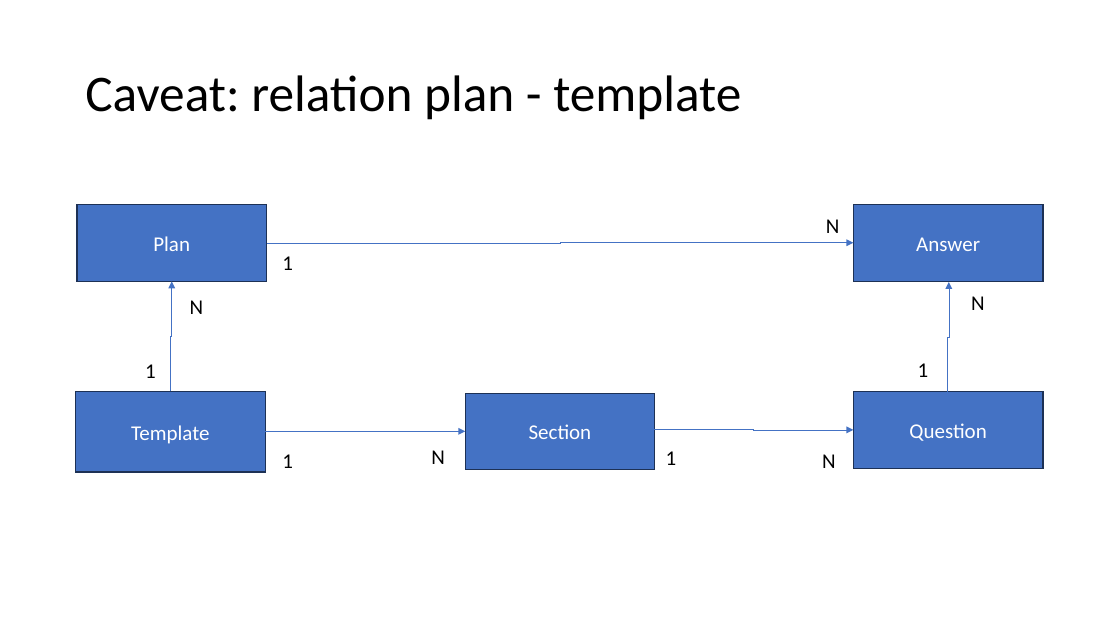
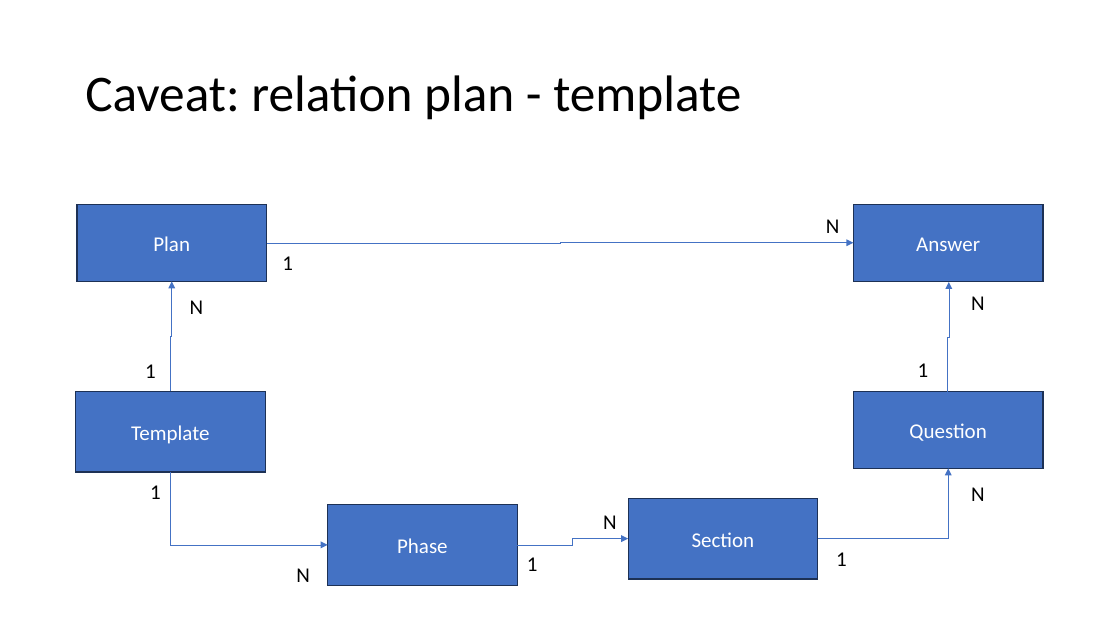
Before and after one commit to Belnet-be/roadmap, a slide deck: slide 9 of ugent/doc/roadmap.pptx. Drawn at 1120x630 pixels with LibreOffice and Linux fonts; fonts in the diff are those of the drawing. Boxes give left, top, right and bottom in pixels: in the first picture for what was removed or moved away, otherwise in the second. Text is boxed around its words. In the diff, an @@ line names an element or a change of style, - is before the commit and + after.

Commit message:
doc roadmap: add phase to diagram

```diff
--- a/ugent/doc/roadmap.pptx
+++ b/ugent/doc/roadmap.pptx
@@ elbow arrow removed from (266, 432) to (465, 432) @@
@@ elbow arrow removed from (654, 429) to (854, 430) @@
@@ text "1": place and size @@
-text "1" at box(282, 454, 293, 468)
+text "1" at box(150, 485, 161, 499)
@@ elbow arrow added from (171, 472) to (328, 545), #4472C4 0.5 pt @@
@@ elbow arrow added from (818, 539) to (949, 469), #4472C4 0.5 pt @@
@@ text "N": place and size @@
-text "N" at box(822, 454, 836, 468)
+text "N" at box(971, 487, 985, 501)
@@ rectangle added at box(328, 505, 518, 586), fill #4472C4, outline #1E3256 1 pt, 18 pt, text #FFFFFF @@
+Phase
@@ text "N": place and size @@
-text "N" at box(431, 450, 445, 464)
+text "N" at box(603, 515, 617, 529)
@@ rectangle "Section": place and size @@
-rectangle "Section" at box(465, 394, 655, 470)
+rectangle "Section" at box(628, 498, 818, 579)
@@ elbow arrow added from (518, 545) to (628, 539), #4472C4 0.5 pt @@
@@ text added at box(296, 568, 310, 582), 18 pt, text #000000 @@
+N
@@ text "1": place and size @@
-text "1" at box(666, 451, 677, 465)
+text "1" at box(527, 557, 538, 571)
@@ text added at box(836, 552, 847, 566), 18 pt, text #000000 @@
+1
```
Also in this commit, not shown: 1 other slide changed.
